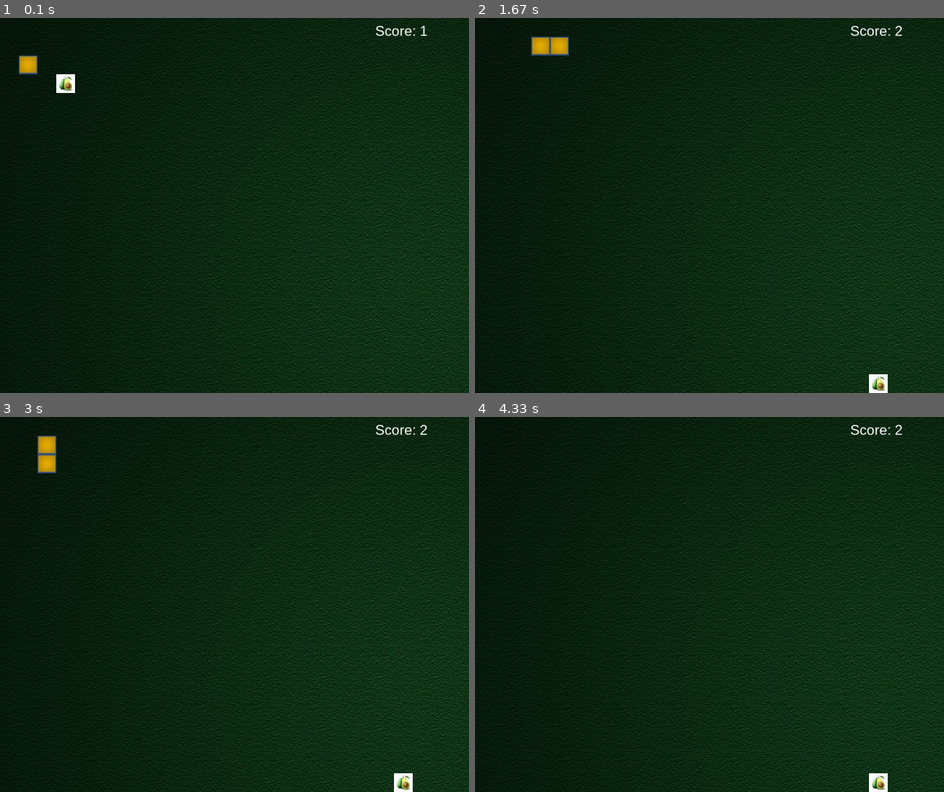
Above: before the commit, frames 1-4 (two rows, left to right).
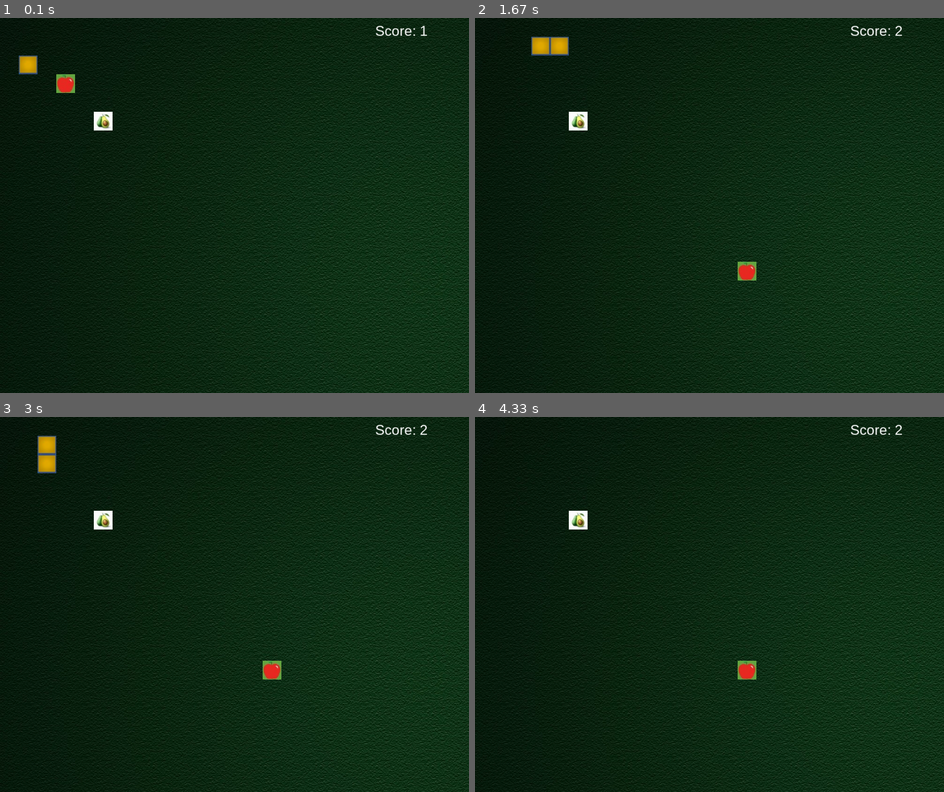
Above: after the commit, the same moments.

Repository: Mauri7f/test-repo
Game: pygame game, started from Week 12 Lab/main.py
The game is run twice, just before and just after one commit, with the same random seed, the same clock (stepped at 60 frames per second) and the same inputs.
Inputs:
- Up to frame 1 (0.1 s): no input
- Up to frame 2 (1.67 s): hold Right 0.33-0.8 s; hold Up 0.83-1.3 s; hold Right from 1.33 s (still down)
- Up to frame 3 (3 s): release Right at 1.92 s; hold Left 1.95-2.6 s; hold Down from 2.63 s (still down)
- Up to frame 4 (4.33 s): release Down at 3.32 s; hold Left 3.35-4.05 s

The runs differ from the first frame. In frame 1, 0.4% of the frame differs, in the area x 12-24%, y 15-30%; in frame 2, 0.6%, in the area x 20-88%, y 25-100%; in frame 3, 0.6%; in frame 4, 0.6%.

Commit message:
update
I tried to add a power up avocado that would increase the speed of the snake once it is eaten, or snake collides with it.

Diff:
--- a/Week 12 Lab/main.py
+++ b/Week 12 Lab/main.py
@@ -9,10 +9,26 @@
 
 class Apple:
     def __init__(self, parent_screen):
-        self.image = pygame.image.load("assets/avocado.jpg").convert()
+        self.image = pygame.image.load("assets/apple.jpg").convert()
         self.parent_screen = parent_screen
         self.x = SIZE * 3
         self.y = SIZE * 3
+
+    def draw(self):
+        self.parent_screen.blit(self.image, (self.x, self.y))
+        pygame.display.flip()
+
+    def move(self):
+        self.x = random.randint(0, 24) * SIZE
+        self.y = random.randint(0, 19) * SIZE
+
+
+class Power:
+    def __init__(self, parent_screen):
+        self.image = pygame.image.load("assets/avocado.jpg").convert()
+        self.parent_screen = parent_screen
+        self.x = SIZE * 5
+        self.y = SIZE * 5
 
     def draw(self):
         self.parent_screen.blit(self.image, (self.x, self.y))
@@ -38,6 +54,9 @@
         self.x.append(-1)
         self.y.append(-1)
 
+    def increase_speed(self):
+        pass
+
     def move_left(self):
         self.direction = 'left'
 
@@ -51,12 +70,10 @@
         self.direction = 'down'
 
     def walk(self):
-        # update body
         for i in range(self.length-1, 0, -1):
             self.x[i] = self.x[i - 1]
             self.y[i] = self.y[i - 1]
 
-        # update head
         if self.direction == 'left':
             self.x[0] -= SIZE
         if self.direction == 'right':
@@ -78,7 +95,6 @@
     def __init__(self):
         pygame.init()
         pygame.display.set_caption("Snake Game")
-
         pygame.mixer.init()
         self.play_background_music()
         self.surface = pygame.display.set_mode((1000, 800))
@@ -86,6 +102,8 @@
         self.snake.draw()
         self.apple = Apple(self.surface)
         self.apple.draw()
+        self.power = Power(self.surface)
+        self.power.draw()
 
     def reset(self):
         self.snake = Snake(self.surface, 1)
@@ -109,6 +127,7 @@
         self.render_background()
         self.snake.walk()
         self.apple.draw()
+        self.power.draw()
         self.display_score()
         pygame.display.flip()
 
@@ -118,6 +137,13 @@
             pygame.mixer.Sound.play(sound)
             self.snake.increase_length()
             self.apple.move()
+
+        # snake colliding with power up
+        if self.is_collision(self.snake.x[0], self.snake.y[0], self.power.x, self.power.y):
+            sound = pygame.mixer.Sound("assets/power_up.mp3")
+            pygame.mixer.Sound.play(sound)
+            self.snake.increase_speed()
+            self.power.move()
 
         # snake colliding with itself
         for i in range(2, self.snake.length):
@@ -183,8 +209,7 @@
                 pause = True
                 self.reset()
 
-            time.sleep(0.25)
-
+            time.sleep(.25)
 
 if __name__ == "__main__":
     game = Game()
Not shown, added: Week 12 Lab/Assets/power_up.mp3
